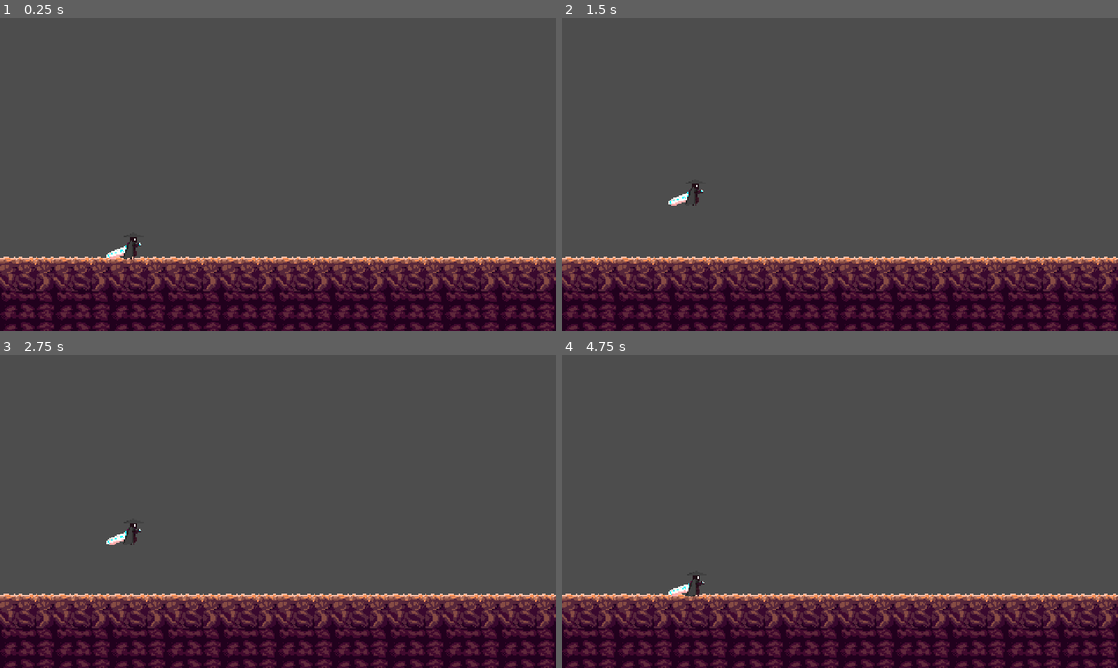
Above: before the commit, frames 1-4 (two rows, left to right).
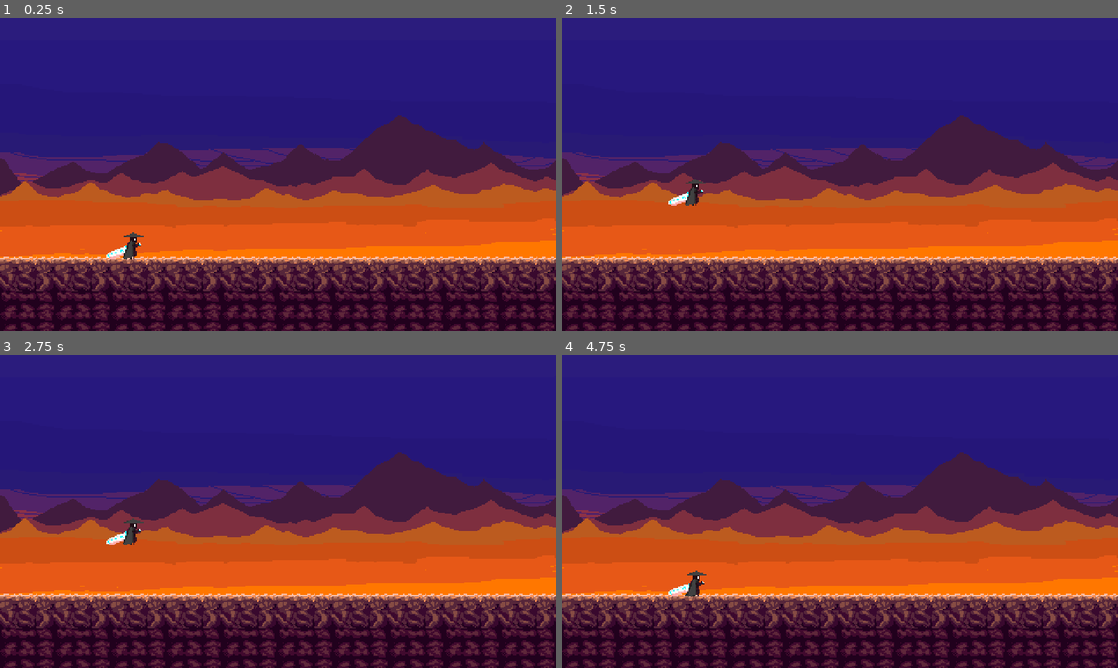
Above: after the commit, the same moments.

Repository: Shaurya0907/2d-souls
Game: Godot game, scene res://scenes/main.tscn
Same seed, same stepped clock (60 frames per second), same inputs: the game is played once before the commit and once after it.
Inputs (mouse positions are in pixels of both pictures, inside the frame that each line leads up to):
- Up to frame 1 (0.25 s): no input
- Up to frame 2 (1.5 s): tap Enter at 0.5 s; move the mouse to (962, 158) at 0.52 s; hold Right from 0.53 s (still down); click (962, 158) at 0.6 s; tap Space (jump) at 0.77 s; move the mouse to (728, 190) at 1.27 s; tap Alt at 1.35 s
- Up to frame 3 (2.75 s): tap Space (jump) at 1.52, 2 s; move the mouse to (333, 442) at 2.02 s; release Right at 2.03 s; hold Left from 2.03 s (still down); tap Shift at 2.1 s
- Up to frame 4 (4.75 s): move the mouse to (812, 574) at 2.77 s; release Left at 2.78 s; hold Right 2.78-4.28 s; click (812, 574) at 2.85 s; tap Space (jump) at 3.02, 3.77, 4.52 s; move the mouse to (1006, 558) at 3.52 s; tap Alt at 3.6 s; tap Enter at 4.25 s; move the mouse to (673, 464) at 4.27 s; hold Left from 4.28 s (still down); tap Shift at 4.35 s

The runs differ from the first frame. In frame 1, 76% of the frame differs, in the area x 0-100%, y 0-77%; in frame 2, 76%; in frame 3, 76%; in frame 4, 76%.

Commit message:
Added Environment
sky and far off objects have been added and furthur more things will be added

Diff:
--- a/scenes/main.tscn
+++ b/scenes/main.tscn
@@ -1,7 +1,9 @@
 [gd_scene format=4 uid="uid://bbgin8kemxs7r"]
 
 [ext_resource type="Texture2D" uid="uid://bohu7conbadhi" path="res://assets/environment/TileMap.png" id="1_o5qli"]
+[ext_resource type="Texture2D" uid="uid://cg0tibvwejdr1" path="res://assets/environment/sky.png" id="3_jyhfs"]
 [ext_resource type="PackedScene" uid="uid://babnaayj5u5r2" path="res://scenes/player.tscn" id="3_sugp2"]
+[ext_resource type="Texture2D" uid="uid://il1pk0oh73wr" path="res://assets/environment/mountains.png" id="4_tbgi4"]
 
 [sub_resource type="TileSetAtlasSource" id="TileSetAtlasSource_sugp2"]
 texture = ExtResource("1_o5qli")
@@ -39,6 +41,9 @@
 [sub_resource type="TileSet" id="TileSet_sgp6g"]
 sources/0 = SubResource("TileSetAtlasSource_0wfyh")
 
+[sub_resource type="RectangleShape2D" id="RectangleShape2D_v15d6"]
+size = Vector2(270, 14.000006)
+
 [node name="main" type="Node2D" unique_id=1265479436]
 
 [node name="TileSet" type="StaticBody2D" parent="." unique_id=1431537505]
@@ -57,5 +62,40 @@
 [node name="CollisionPolygon2D" type="CollisionPolygon2D" parent="TileSet" unique_id=618668050]
 polygon = PackedVector2Array(-2, 208, -1, 272, 639, 272, 639, 208)
 
-[node name="player" parent="TileSet" unique_id=1501936433 instance=ExtResource("3_sugp2")]
+[node name="walls" type="StaticBody2D" parent="TileSet" unique_id=1321283089]
+
+[node name="CollisionShape2D" type="CollisionShape2D" parent="TileSet/walls" unique_id=1424954277]
+position = Vector2(-7.000003, 135)
+rotation = 1.5707964
+shape = SubResource("RectangleShape2D_v15d6")
+
+[node name="CollisionShape2D2" type="CollisionShape2D" parent="TileSet/walls" unique_id=807265595]
+position = Vector2(487, 135)
+rotation = 1.5707964
+shape = SubResource("RectangleShape2D_v15d6")
+
+[node name="player" parent="." unique_id=1501936433 instance=ExtResource("3_sugp2")]
 position = Vector2(113, 198)
+
+[node name="sky" type="Parallax2D" parent="." unique_id=1858830456]
+scroll_scale = Vector2(0.1, 0.1)
+
+[node name="sky" type="Sprite2D" parent="sky" unique_id=408024545]
+z_index = -5
+texture_filter = 1
+texture_repeat = 1
+texture = ExtResource("3_jyhfs")
+centered = false
+
+[node name="mountains" type="Parallax2D" parent="." unique_id=1325293511]
+scroll_scale = Vector2(0.5, 0.5)
+
+[node name="mountains" type="Sprite2D" parent="mountains" unique_id=344210270]
+z_index = -5
+texture_filter = 1
+texture_repeat = 1
+texture = ExtResource("4_tbgi4")
+centered = false
+
+[node name="Camera2D" type="Camera2D" parent="." unique_id=1498183244]
+anchor_mode = 0
Binary file added: assets/environment/mountains.png
Not shown, added: assets/environment/mountains.png.import
Binary file added: assets/environment/sky.png
Not shown, added: assets/environment/sky.png.import
Empty file added: scripts/mountains.gd
Not shown, added: scripts/mountains.gd.uid
